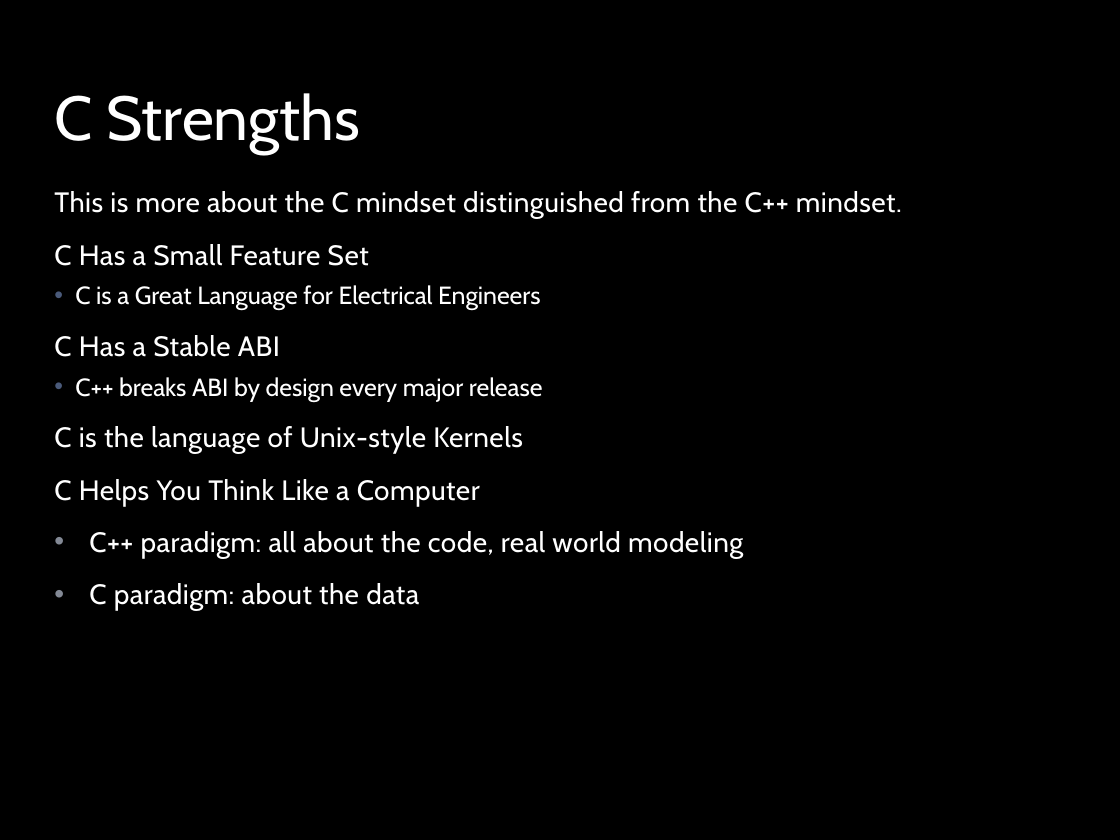
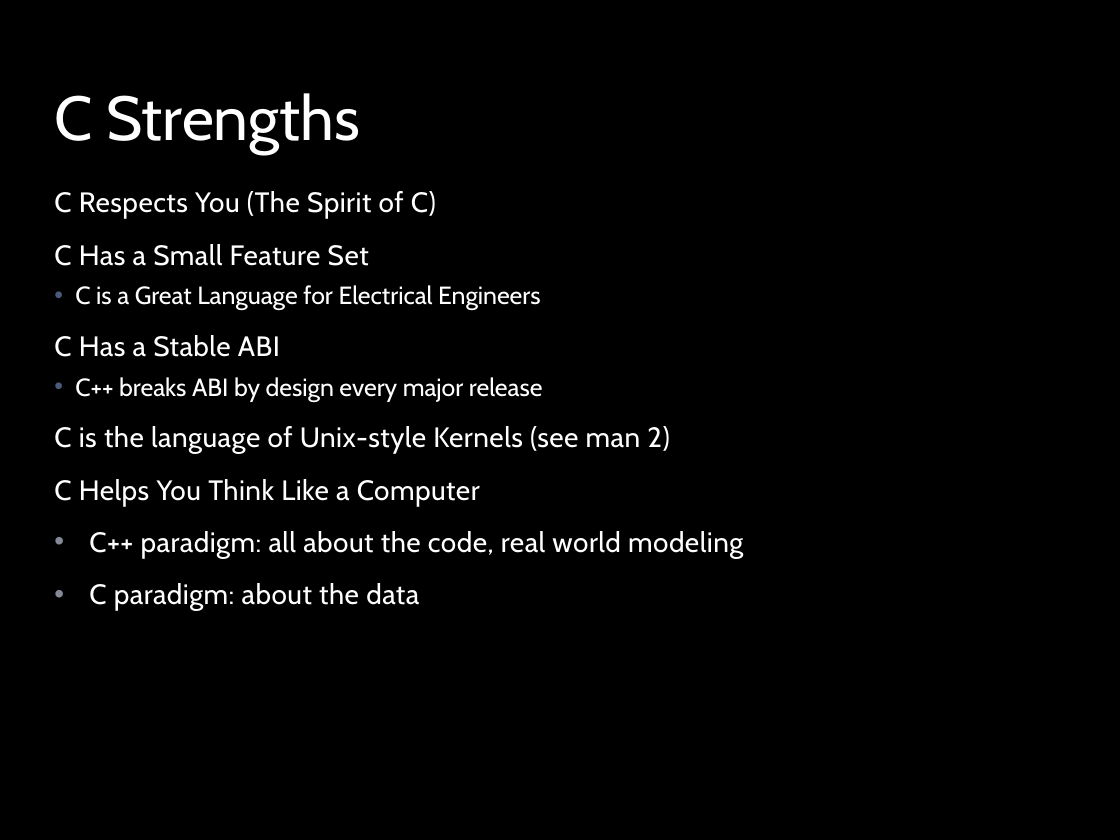
Before and after one commit to stevemac321/whyc, a slide deck: slide 9 of whyc.pptx (slide 14 before the commit). Drawn at 1120x840 pixels with LibreOffice and Linux fonts; fonts in the diff are those of the drawing; background and template pictures are left out. Boxes give left, top, right and bottom in pixels: in the first picture for what was removed or moved away, otherwise in the second. Text is boxed around its words. In the diff, an @@ line names an element or a change of style, - is before the commit and + after.

```diff
--- a/whyc.pptx
+++ b/whyc.pptx
@@ text at bbox=[54, 191, 436, 219]: text changed @@
-This is more about the C mindset distinguished from the C++ mindset.
+C Respects You (The Spirit of C)
@@ text at bbox=[54, 426, 669, 454]: text changed @@
-C is the language of Unix-style Kernels
+C is the language of Unix-style Kernels (see man 2)
```
Also in this commit, not shown: 6 other slides changed, 4 slides added, 2 slides removed.
